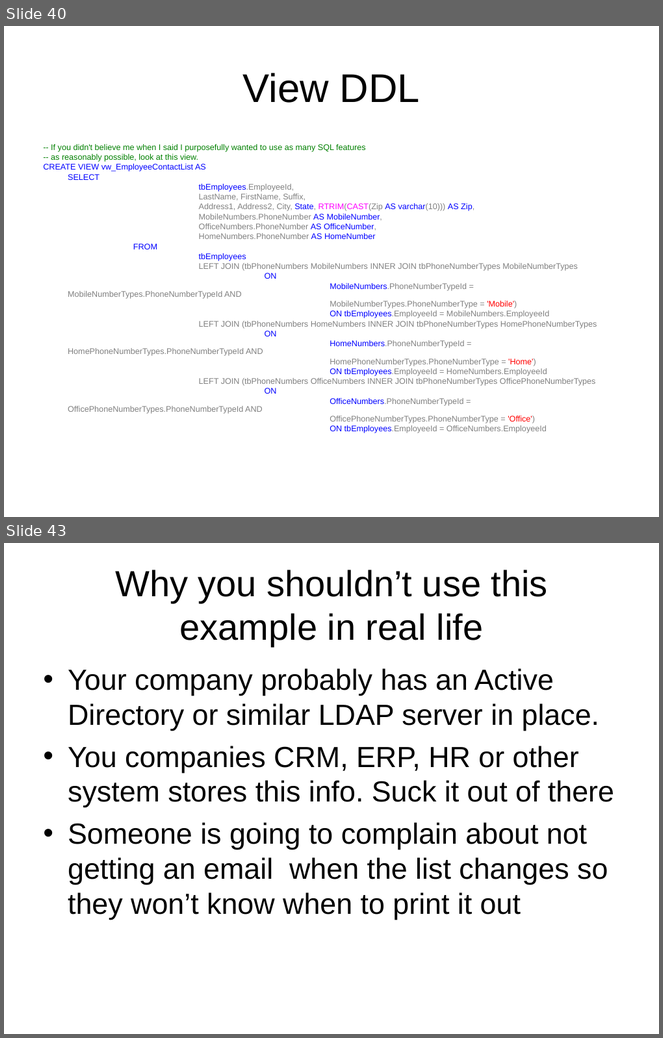
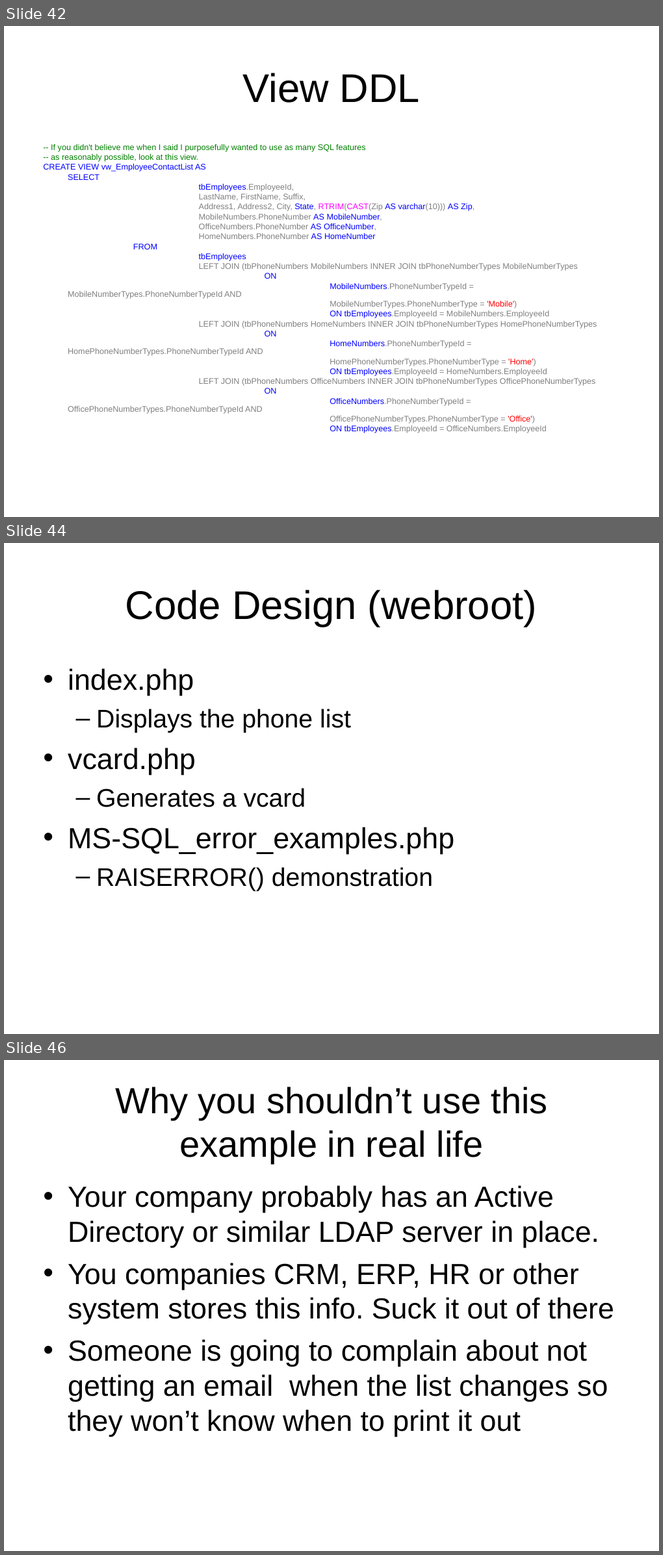
Before and after one commit to LIPHP/Employee-Contact-List, a slide deck: Docs/Using Microsoft SQL Server with PHP.ppt. Shown one above the other, each under a label of ours: slides 40 and 43 before the commit, slides 42, 44 and 46 after it; the slides between them are not shown. The pictures are 663x1038 and 663x1555 pixels, drawn with LibreOffice and Linux fonts; fonts in the diff are those of the drawing. Boxes give left, top, right and bottom in pixels: in the first picture for what was removed or moved away, otherwise in the second. Text is boxed around its words. In the diff, an @@ line names an element or a change of style, - is before the commit and + after.

Commit message:
Removed browser detection. Added a raiserror() example script. Added Connect()/Disconnect() methods to the data access layer.

```diff
--- a/Docs/Using Microsoft SQL Server with PHP.ppt
+++ b/Docs/Using Microsoft SQL Server with PHP.ppt
@@ slide 44 added at (4,543,659,1034), background #FFFFFF @@
@@ title added at (126,590,537,627), 44 pt, text #000000 @@
+Code Design (webroot)
@@ text added at (68,668,454,891), 28 pt, text #000000 @@
+• index.php
+  – Displays the phone list
+• vcard.php
+  – Generates a vcard
+• MS-SQL_error_examples.php
+  – RAISERROR() demonstration
@@ what was slide 40 is now slide 42 @@
@@ what was slide 43 is now slide 46 @@
```
Also in this commit, not shown: 10 slides changed, 4 other slides added, 2 slides removed, 6 other files.
